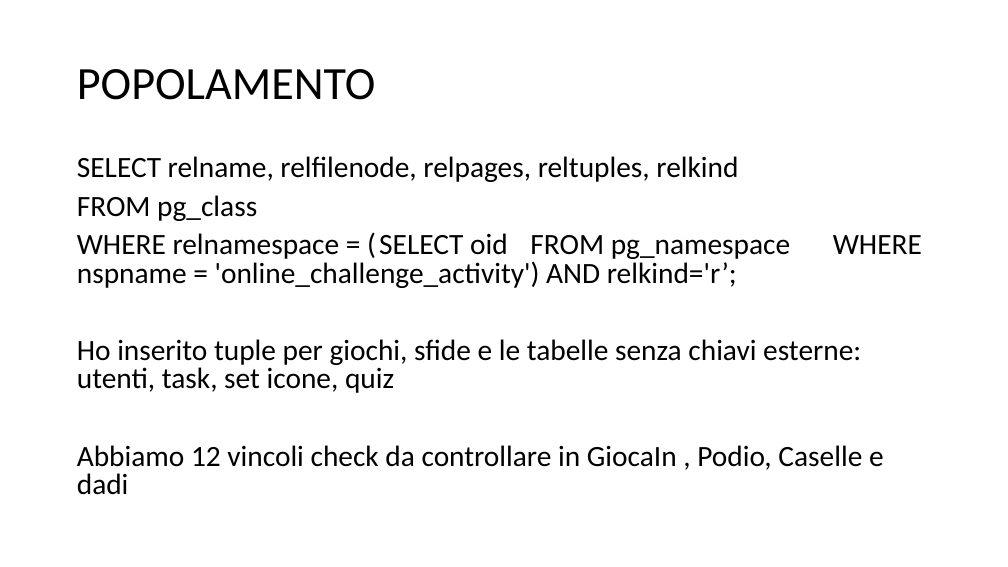
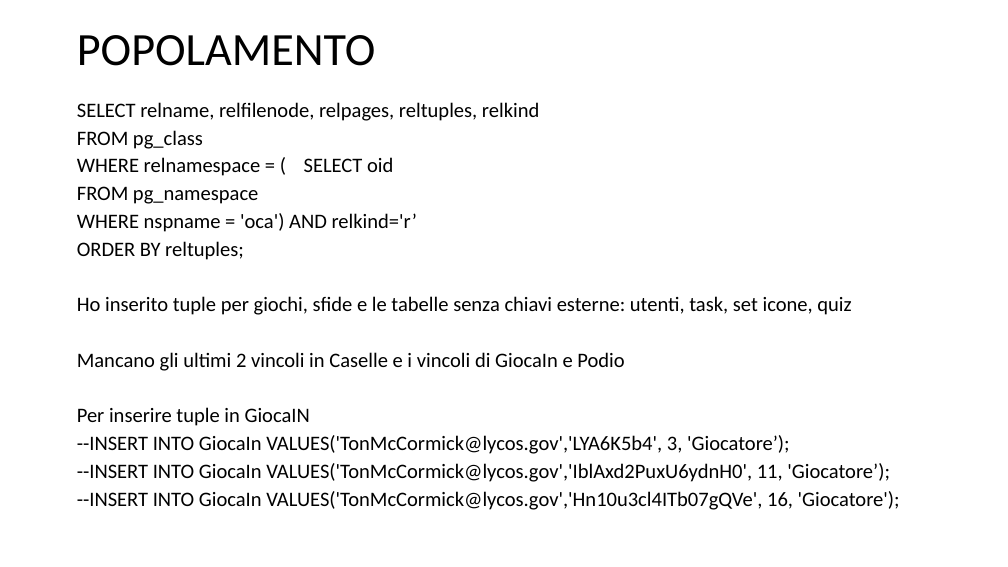
Before and after one commit to DavideGit-cs/BD_Progetto_Gruppo11, a slide deck: slide 19 of Vincoli_Domini_BDProgetto_finale.pptx. Drawn at 1008x567 pixels with LibreOffice and Linux fonts; fonts in the diff are those of the drawing. Boxes give left, top, right and bottom in pixels: in the first picture for what was removed or moved away, otherwise in the second. Text is boxed around its words. In the diff, an @@ line names an element or a change of style, - is before the commit and + after.

Commit message:
Popolamento database #2

```diff
--- a/Vincoli_Domini_BDProgetto_finale.pptx
+++ b/Vincoli_Domini_BDProgetto_finale.pptx
@@ title "POPOLAMENTO": place and size @@
-title "POPOLAMENTO" at (77, 69, 376, 100)
+title "POPOLAMENTO" at (77, 35, 376, 66)
@@ text "SELECT relname, relfilenode, relpages, reltuples, ...": place and size @@
-text "SELECT relname, relfilenode, relpages, reltuples, ..." at (77, 156, 884, 495)
+text "SELECT relname, relfilenode, relpages, reltuples, ..." at (77, 102, 900, 510)
@@ text at (77, 102, 851, 315): size 28 to 19.6 pt in "SELECT relname, relfilenode, relpages, reltuples, relkind", "FROM pg_class", "Ho inserito tuple per giochi, sfide e ..."; line spacing 0.8 to 0.7 @@
@@ text at (77, 157, 417, 260): text changed; size 28 to 19.6 pt @@
-WHERE relnamespace = ( SELECT oid FROM pg_namespace WHERE nspname = 'online_challenge_activity') AND relkind='r’;
+WHERE relnamespace = ( SELECT oid
+FROM pg_namespace
+WHERE nspname = 'oca') AND relkind='r’
+ORDER BY reltuples;
@@ text at (77, 352, 900, 510): text changed; size 28 to 19.6 pt @@
-Abbiamo 12 vincoli check da controllare in GiocaIn , Podio, Caselle e dadi
+Mancano gli ultimi 2 vincoli in Caselle e i vincoli di GiocaIn e Podio
+Per inserire tuple in GiocaIN
+--INSERT INTO GiocaIn VALUES('TonMcCormick@lycos.gov','LYA6K5b4', 3, 'Giocatore’);
+--INSERT INTO GiocaIn VALUES('TonMcCormick@lycos.gov','IblAxd2PuxU6ydnH0', 11, 'Giocatore’);
+--INSERT INTO GiocaIn VALUES('TonMcCormick@lycos.gov','Hn10u3cl4ITb07gQVe', 16, 'Giocatore');
```
Also in this commit, not shown: 10 other slides changed, 1 other file.
